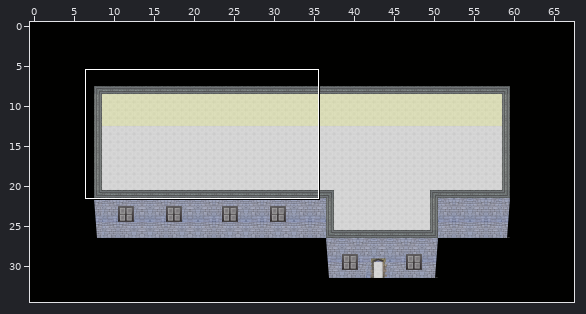
An edit to a level. Tiled map, data/maps/elektro_1-12.tmx. Above: a wide view before the commit, with the close-up outlined.
Close-up. Before the edit:
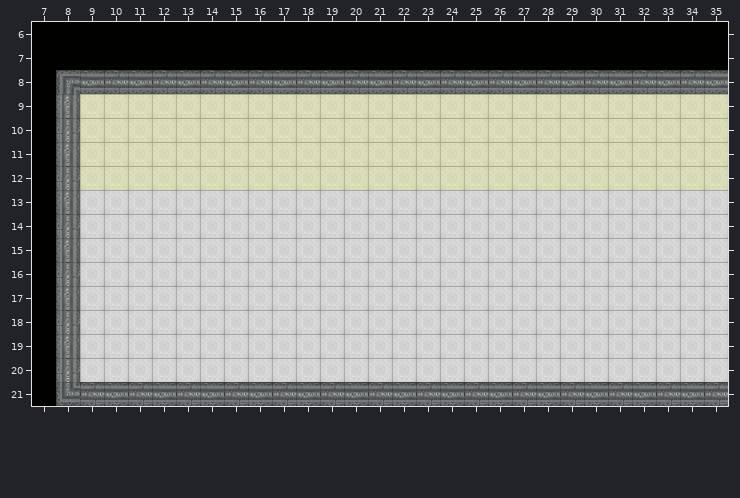
Cells are 32x32 px. Shown: x 7..35, y 6..21. The commit also changed other parts of the map, which this record leaves out.
Once edited:
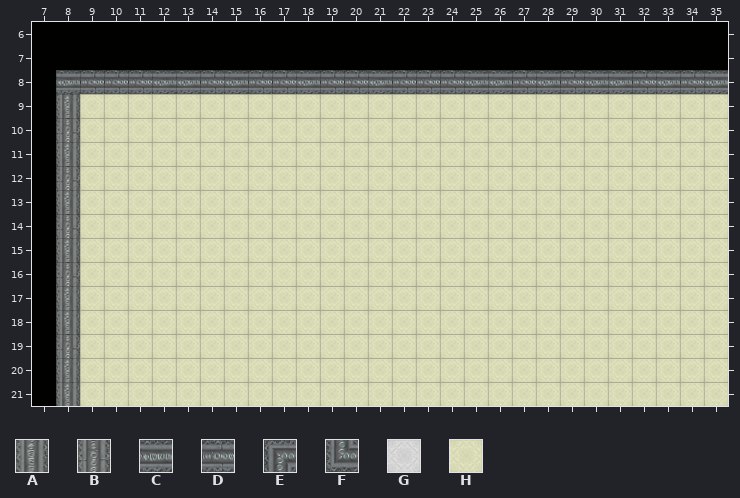
Key: from "duvar": A 52, B 66, C 70, D 71, E 72, F 74; from "kaplama": G 4, H 10.
_ is an empty cell, # one hidden under a higher layer, . an unchanged one.
Edits made:
--- layer "Ground"
@@ x 8..30 @@
- 8 __.__....___..._.._____
+ 8 CD.DC....DCD...D..CDCDC
@@ x 8..35 @@
-13 .GGGGGGGGGGGGGGGGGGGGGGGGGGG
-14 .GGGGGGGGGGGGGGGGGGGGGGGGGGG
-15 .GGGGGGGGGGGGGGGGGGGGGGGGGGG
-16 .GGGGGGGGGGGGGGGGGGGGGGGGGGG
-17 .GGGGGGGGGGGGGGGGGGGGGGGGGGG
-18 _GGGGGGGGGGGGGGGGGGGGGGGGGGG
-19 _GGGGGGGGGGGGGGGGGGGGGGGGGGG
-20 _GGGGGGGGGGGGGGGGGGGGGGGGGGG
-21 _###########################
+13 .HHHHHHHHHHHHHHHHHHHHHHHHHHH
+14 .HHHHHHHHHHHHHHHHHHHHHHHHHHH
+15 .HHHHHHHHHHHHHHHHHHHHHHHHHHH
+16 .HHHHHHHHHHHHHHHHHHHHHHHHHHH
+17 .HHHHHHHHHHHHHHHHHHHHHHHHHHH
+18 AHHHHHHHHHHHHHHHHHHHHHHHHHHH
+19 BHHHHHHHHHHHHHHHHHHHHHHHHHHH
+20 AHHHHHHHHHHHHHHHHHHHHHHHHHHH
+21 AHHHHHHHHHHHHHHHHHHHHHHHHHHH
--- layer "Top"
@@ x 8..30 @@
- 8 EC.CD....CDC...C..DCDCD
+ 8 __.__....___..._.._____
@@ x 8..35 @@
-18 B...........................
-19 A...........................
-20 B...........................
-21 FDCDCDCDCDCDCDCDCDCDCDCDCDCD
+18 _...........................
+19 _...........................
+20 _...........................
+21 ____________________________
